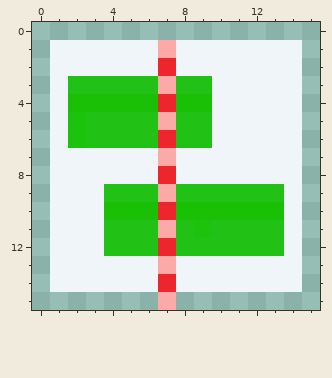
Edited in one commit: pixel-art sprite (images/gantt.png). The first picture shows the starting point.
The file is 16x16 pixels. Colours within 5 levels of each other are drawn and written as one.
The same view after the edit:
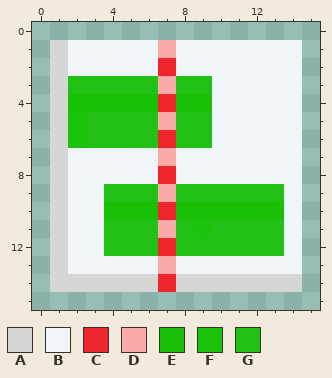
Palette (. is transparent): A #d6d6d6  B #f0f5f9  C #ed262e  D #fcaaa7  E #19c005  F #1cc30d  G #21c116
Log entry: ガントチャートアイコン微調整
Changes in this commit:
Colour B gives way to colour A in rows 1 to 13 at x 1; in row 14 at x 1 to 6 and 8 to 14.
Colour D is gone in row 15 at x 7.
Changed places in both pictures, as pixel boxes (x1, y1, x2, y2):
changed: (50, 40, 302, 310)
